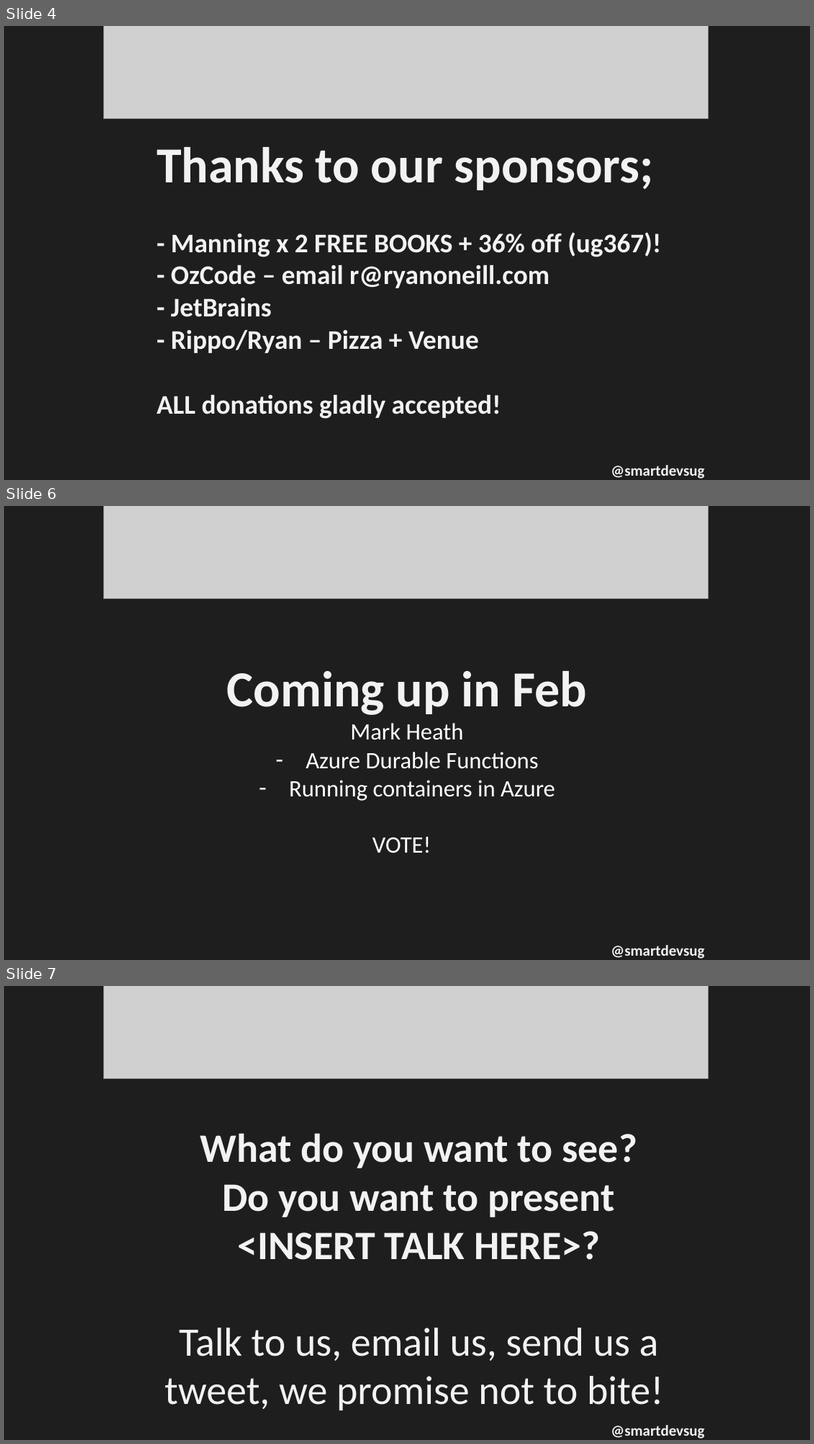
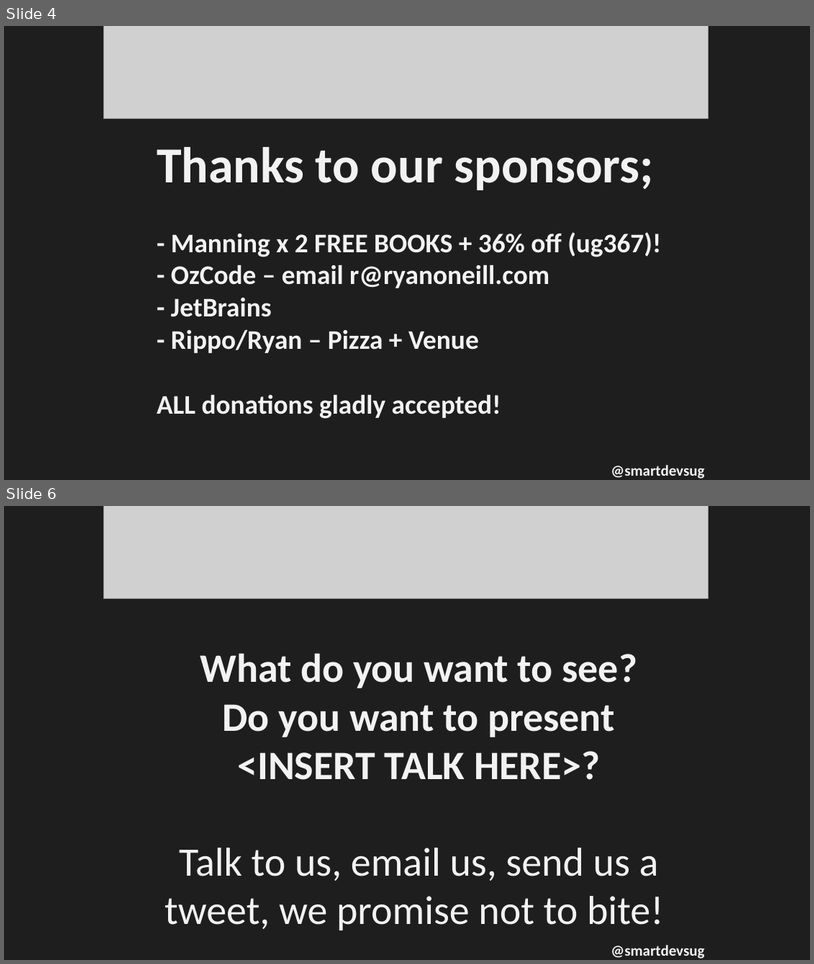
Before and after one commit to rippo/smartdevs, a slide deck: WelcomePresentation-SmartDevs.pptx. Shown one above the other, each under a label of ours: slides 4, 6 and 7 before the commit, slides 4 and 6 after it; the slides between them are not shown. The pictures are 814x1444 and 814x964 pixels, drawn with LibreOffice and Linux fonts; fonts in the diff are those of the drawing; grey boxes stand for pictures. Boxes give left, top, right and bottom in pixels: in the first picture for what was removed or moved away, otherwise in the second. Text is boxed around its words. In the diff, an @@ line names an element or a change of style, - is before the commit and + after.

```diff
--- a/WelcomePresentation-SmartDevs.pptx
+++ b/WelcomePresentation-SmartDevs.pptx
@@ slide 6 removed at (4, 506, 810, 960), background #1E1E1E @@
@@ picture removed at (104, 506, 709, 599) @@
@@ text removed at (227, 671, 587, 853) @@
-Coming up in Feb
-Mark Heath
-– Azure Durable Functions
-– Running containers in Azure
-VOTE!
@@ text removed at (611, 944, 705, 958) @@
-@smartdevsug
@@ what was slide 7 is now slide 6 @@
```
Also in this commit, not shown: 2 slides changed.
